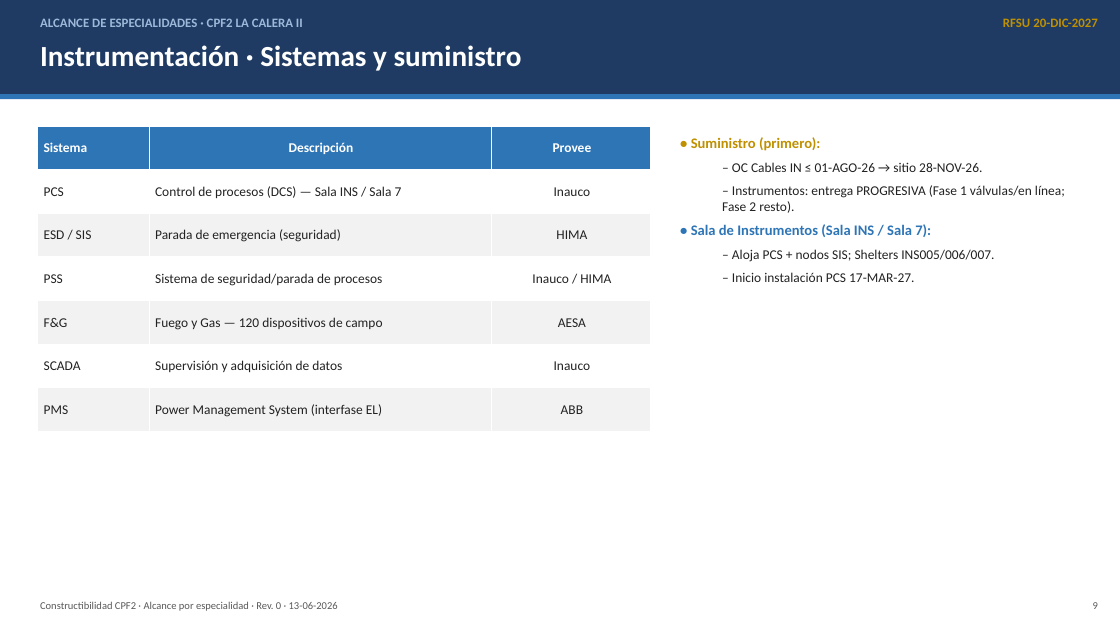
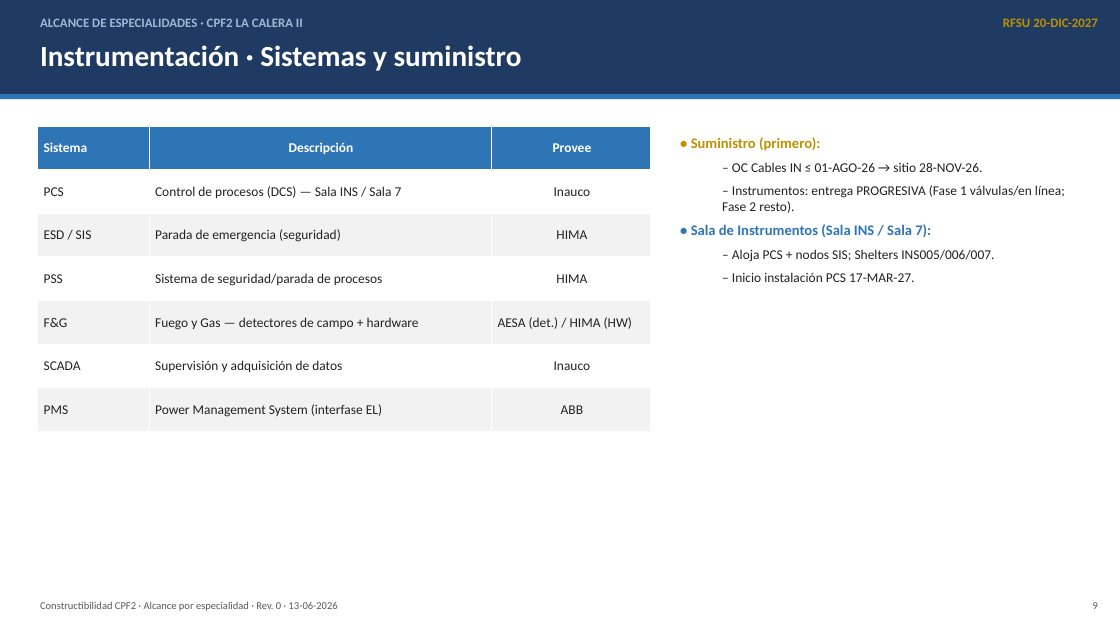
Before and after one commit to dafest-claude/OWN-Daro-1, a slide deck: slide 9 of Constructibilidad/Análisis generados/Alcance_Especialidades_CPF2.pptx. Drawn at 1120x630 pixels with LibreOffice and Linux fonts; fonts in the diff are those of the drawing. Boxes give left, top, right and bottom in pixels: in the first picture for what was removed or moved away, otherwise in the second. Text is boxed around its words. In the diff, an @@ line names an element or a change of style, - is before the commit and + after.

```diff
--- a/Constructibilidad/Análisis generados/Alcance_Especialidades_CPF2.pptx
+++ b/Constructibilidad/Análisis generados/Alcance_Especialidades_CPF2.pptx
@@ table at (38, 126, 652, 432) @@
-row 4, column 3: Inauco / HIMA
+row 4, column 3: HIMA
-row 5, column 2: Fuego y Gas — 120 dispositivos de campo
+row 5, column 2: Fuego y Gas — detectores de campo + hardware
-row 5, column 3: AESA
+row 5, column 3: AESA (det.) / HIMA (HW)
```
Also in this commit, not shown: 1 other slide changed, 2 slides added, 3 other files.
